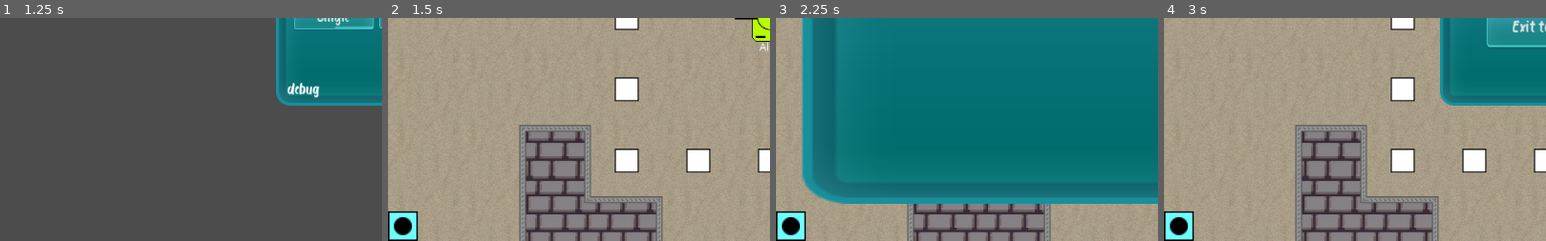
Above: before the commit, frames 1-4 (left to right).
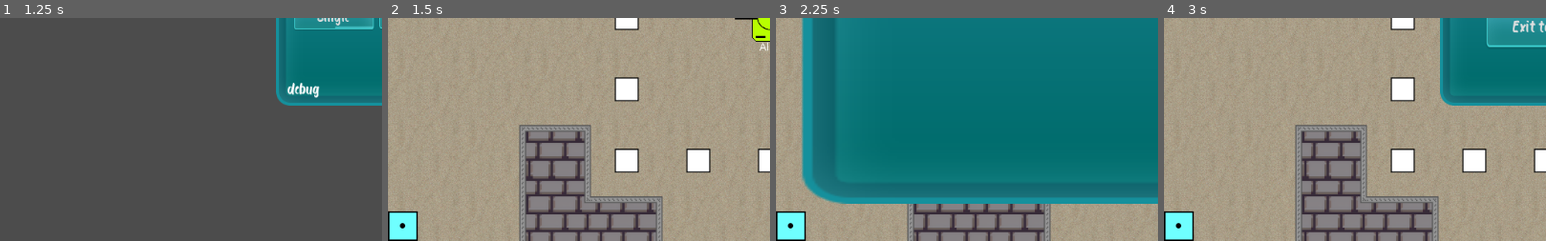
Above: after the commit, the same moments.

Repository: mm-102/godot_tanks
Game: Godot game, scene res://GameModeMaster.tscn
Same seed, same stepped clock (60 frames per second), same inputs: the game is played once before the commit and once after it.
Inputs (mouse positions are % of the whole screen's width and height, from its top left):
- Up to frame 1 (1.25 s): click (53, 42) at 0.52 s; type "Alex" at 0.6 s
- Up to frame 2 (1.5 s): click "Single" at 1.25 s
- Up to frame 3 (2.25 s): click (94, 3) at 2 s
- Up to frame 4 (3 s): click (98, 3) at 2.75 s
The pictures show only the part of the screen within x 0-50%, y 50-100%; the shares and areas given below are measured in that part.

Frame 1 is identical in both runs. In frame 2, 0.3% of the frame differs, in the area x 1-7%, y 89-98%; in frame 3, 0.3%; in frame 4, 0.3%.
Error in both runs: Invalid get index 'SETTINGS' (on base: 'null instance'). (res://Singleplayer/Game/Map/AmmoBoxesMap.gd:13)

Commit message:
Gui Bullet is smaller than FragBomb

Diff:
--- a/Global/Ammunition.gd
+++ b/Global/Ammunition.gd
@@ -4,13 +4,13 @@
 enum TYPES{BULLET, ROCKET, FRAG_BOMB, LASER, LASER_BULLET, FIREBALL}
 
 
-const _ammo_tscn = {
-	TYPES.BULLET: preload("res://Player/Projectiles/Bullet.tscn"),
-	TYPES.ROCKET: preload("res://Player/Projectiles/Rocket.tscn"),
-	TYPES.FRAG_BOMB: preload("res://Player/Projectiles/FragBomb.tscn"),
-	TYPES.LASER: preload("res://Player/Projectiles/LaserBeam.tscn"),
-	TYPES.LASER_BULLET: preload("res://Player/Projectiles/LaserBullet.tscn"),
-	TYPES.FIREBALL: preload("res://Player/Projectiles/Fireball.tscn")
+const _ammo_tscn_path = {
+	TYPES.BULLET: "res://Player/Projectiles/Bullet.tscn",
+	TYPES.ROCKET: "res://Player/Projectiles/Rocket.tscn",
+	TYPES.FRAG_BOMB: "res://Player/Projectiles/FragBomb.tscn",
+	TYPES.LASER: "res://Player/Projectiles/LaserBeam.tscn",
+	TYPES.LASER_BULLET: "res://Player/Projectiles/LaserBullet.tscn",
+	TYPES.FIREBALL: "res://Player/Projectiles/Fireball.tscn"
 }
 
 const _ammo_gd_multi = {
@@ -28,7 +28,7 @@
 
 
 static func get_tscn(name):
-	return _ammo_tscn[name]
+	return load(_ammo_tscn_path[name])
 
 static func get_gd_multi(name):
 	if _ammo_gd_multi.has(name):
--- a/Global/GameSettings.gd
+++ b/Global/GameSettings.gd
@@ -1,84 +1,120 @@
 class_name GameSettings
 
-const AMMO_TYPE = Ammunition.TYPES
+const AT = Ammunition.TYPES
 const MAX_UPGRADES = 3
-const PERCENTAGE_OF_BASE_VALUE_PER_POINT = 0.1
+const VALUE_PER_POINT = 0.1
 
 
-static func get_paths():
-	var properties: Array = []
-	var path: Array = []
-	_get_paths_recursion(null, get_settings(), properties, path)
-	return properties
 
-static func _get_paths_recursion(_key, dict, properties, path):
-	if typeof(dict) != TYPE_DICTIONARY:
-		properties.append(path.duplicate(true))
-		return
-	for key in dict:
-		path.append(key)
-		_get_paths_recursion(key, dict[key], properties, path)
-		path.pop_back()
+static func set_dynamic_settings(players_data):
+	for path in STATIC:
+		var last = path.pop_back()
+		var temp_dict = Dynamic
+		for step in path:
+			temp_dict = temp_dict[step]
+		path.append(last)
+		temp_dict[last] = STATIC[path]
+	var all_upgrades = get_all_players_upgrades(players_data)
+	for players_upgrades in all_upgrades:
+		for upgrade in players_upgrades:
+			var temp_dict = Dynamic
+			var temp_orginal_dict = STATIC[upgrade]
+			var i = 0
+			for path_step in upgrade:
+				i += 1
+				if i == upgrade.size():
+					temp_dict[path_step] += players_upgrades[upgrade] * \
+							temp_orginal_dict * \
+							VALUE_PER_POINT
+					break
+				temp_dict = temp_dict[path_step]
 
-static func get_duplicate_settings():
-	var settings = {
-		"Tank": TANK,
-		"Wreck": WRECK,
-		"Ammunition": AMMUNITION,
-	}
-	return settings.duplicate(true)
+static func get_all_players_upgrades(players_data):
+	var upgrades: Array = []
+	for player_data in players_data:
+		upgrades.append(player_data.Upgrades)
+	return upgrades
 
-static func get_settings():
-	var settings = {
-		"Tank": TANK,
-		"Wreck": WRECK,
-		"Ammunition": AMMUNITION,
-	}
-	return settings
 
-const TANK = {
-	"Speed" : 100.0,
-	"RotationSpeed" : 2.0,
-	"MaxAmmo" : 5,
-	"BaseAmmoType" : Ammunition.TYPES.BULLET,
-	"MaxAmmoTypes" : 3, # including default bullet
-}
-const WRECK = {
-	"LifeTime" : 20,
-}
-const AMMUNITION = {
-	AMMO_TYPE.BULLET:{
-		"Speed" : 200,
-	},
-	AMMO_TYPE.ROCKET: {
-		"Speed" : 200,
-		"FollowSpeed" : 150,
-	},
-	AMMO_TYPE.FRAG_BOMB: {
-		"Speed" : 200,
-		"Count" : 30,
-		"Frag":{
-			"Speed" : 150,
-			"Scale" : 0.5,
-			"LifetimeMultiplayer" : 0.2,
-			"Type" : AMMO_TYPE.BULLET,
-		},
-	},
-	AMMO_TYPE.LASER:{
-		"Length" : 2000,
-		"MaxBounces" : 15,
-		"MaxWidth" : 5,
-	},
-	AMMO_TYPE.LASER_BULLET:{
-		"Speed" : 200,
-		"Length" : 50,
-		"MaxBounces" : 15,
-	},
-	AMMO_TYPE.FIREBALL:{
-		"Speed" : 200,
-	},
+
+const STATIC = {
+	["Tank", "Speed"]: 100.0,
+	["Tank", "RotationSpeed"]: 2.0,
+	["Tank", "MaxAmmo"]: 5,
+	["Tank", "BaseAmmoType"]:  AT.BULLET,
+	["Tank", "MaxAmmoTypes"]: 3,
+
+	["Wreck", "LifeTime"]: 20,
+
+	["Ammunition", AT.BULLET, "Speed"]: 200,
+
+	["Ammunition", AT.ROCKET, "Speed"]: 200,
+	["Ammunition", AT.ROCKET, "FollowSpeed"]: 150,
+
+	["Ammunition", AT.FRAG_BOMB, "Speed"]: 200,
+	["Ammunition", AT.FRAG_BOMB, "Count"]: 30,
+
+	["Ammunition", AT.FRAG_BOMB, "Frag", "Speed"]: 150,
+	["Ammunition", AT.FRAG_BOMB, "Frag", "Scale"]: 0.5,
+	["Ammunition", AT.FRAG_BOMB, "Frag", "LifetimeMultiplayer"]: 0.2,
+	["Ammunition", AT.FRAG_BOMB, "Frag", "Type"]: AT.BULLET,
+
+	["Ammunition", AT.LASER, "Length"]: 2000,
+	["Ammunition", AT.LASER, "MaxBounces"]: 15,
+	["Ammunition", AT.LASER, "MaxWidth"]: 5,
+
+	["Ammunition", AT.LASER_BULLET, "Speed"]: 200,
+	["Ammunition", AT.LASER_BULLET, "Length"]: 50,
+	["Ammunition", AT.LASER_BULLET, "MaxBounces"]: 15,
+
+	["Ammunition", AT.FIREBALL, "Speed"]: 200,
 }
 
+
+const Dynamic = {
+	"Tank": {
+		"Speed" : null,
+		"RotationSpeed" : null,
+		"MaxAmmo" : null,
+		"BaseAmmoType" : null,
+		"MaxAmmoTypes" : null, # including default bullet
+	},
+	"Wreck": {
+		"LifeTime" : null,
+	},
+	"Ammunition":{
+		AT.BULLET:{
+			"Speed" : null,
+		},
+		AT.ROCKET: {
+			"Speed" : null,
+			"FollowSpeed" : null,
+		},
+		AT.FRAG_BOMB: {
+			"Speed" : null,
+			"Count" : null,
+			"Frag":{
+				"Speed" : null,
+				"Scale" : null,
+				"LifetimeMultiplayer" : null,
+				"Type" : null,
+			},
+		},
+		AT.LASER:{
+			"Length" : null,
+			"MaxBounces" : null,
+			"MaxWidth" : null,
+		},
+		AT.LASER_BULLET:{
+			"Speed" : null,
+			"Length" : null,
+			"MaxBounces" : null,
+		},
+		AT.FIREBALL:{
+			"Speed" : null,
+	},
+	}
+}
 
 const CAMERA = {
 	"ZOOM_SPEED" : 0.3,
--- a/Global/GameSettings_OLD.gd
+++ b/Global/GameSettings_OLD.gd
@@ -1,51 +1,51 @@
-extends Object
-class_name GameSettingsOLD
-
-
-
-const TANK = {
-	"SPEED" : 100.0,
-	"ROTATION_SPEED" : 2.0,
-	"MAX_AMMO" : 5,
-	"BASE_AMMO_TYPE" : Ammunition.TYPES.BULLET,
-	"MAX_AMMO_TYPES" : 3, # including default bullet
-	"CORPSE_LIFE_TIME" : 20,
-
-	"CAMERA_ZOOM_SPEED" : 0.3,
-	"CAMERA_MAX_ZOOM_IN" : Vector2(0.1, 0.1),
-	"CAMERA_MAX_ZOOM_OUT" : Vector2(2, 2),
-}
-
-
-const AMMUNITION = {
-	"BULLET":{
-		"SPEED" : 200,
-	},
-	"ROCKET": {
-		"SPEED" : 200,
-		"FOLLOW_SPEED" : 150,
-	},
-	"FRAG_BOMB": {
-		"SPEED" : 200,
-		"COUNT" : 30,
-		"FRAG":{
-			"SPEED" : 150,
-			"SCALE" : 0.5,
-			"LIFETIME_MULTIPLIER" : 0.2,
-			"TYPE" : Ammunition.TYPES.BULLET,
-		},
-	},
-	"LASER_BEAM":{
-		"LENGTH" : 2000,
-		"MAX_BOUNCES" : 15,
-		"MAX_WIDTH" : 5,
-	},
-	"LASER_BULLET":{
-		"SPEED" : 200,
-		"LENGTH" : 50,
-		"LASER_MAX_BOUNCES" : 15,
-	},
-	"FIREBALL":{
-		"SPEED" : 200,
-	},
-}
+#extends Object
+#class_name GameSettingsOLD
+#
+#
+#
+#const TANK = {
+#	"SPEED" : 100.0,
+#	"ROTATION_SPEED" : 2.0,
+#	"MAX_AMMO" : 5,
+#	"BASE_AMMO_TYPE" : Ammunition.TYPES.BULLET,
+#	"MAX_AMMO_TYPES" : 3, # including default bullet
+#	"CORPSE_LIFE_TIME" : 20,
+#
+#	"CAMERA_ZOOM_SPEED" : 0.3,
+#	"CAMERA_MAX_ZOOM_IN" : Vector2(0.1, 0.1),
+#	"CAMERA_MAX_ZOOM_OUT" : Vector2(2, 2),
+#}
+#
+#
+#const AMMUNITION = {
+#	"BULLET":{
+#		"SPEED" : 200,
+#	},
+#	"ROCKET": {
+#		"SPEED" : 200,
+#		"FOLLOW_SPEED" : 150,
+#	},
+#	"FRAG_BOMB": {
+#		"SPEED" : 200,
+#		"COUNT" : 30,
+#		"FRAG":{
+#			"SPEED" : 150,
+#			"SCALE" : 0.5,
+#			"LIFETIME_MULTIPLIER" : 0.2,
+#			"TYPE" : Ammunition.TYPES.BULLET,
+#		},
+#	},
+#	"LASER_BEAM":{
+#		"LENGTH" : 2000,
+#		"MAX_BOUNCES" : 15,
+#		"MAX_WIDTH" : 5,
+#	},
+#	"LASER_BULLET":{
+#		"SPEED" : 200,
+#		"LENGTH" : 50,
+#		"LASER_MAX_BOUNCES" : 15,
+#	},
+#	"FIREBALL":{
+#		"SPEED" : 200,
+#	},
+#}
--- a/Multiplayer/Game/Game.gd
+++ b/Multiplayer/Game/Game.gd
@@ -18,10 +18,6 @@
 var interpolation_factor = 0
 var CORPSE_LIFE_TIME
 
-const VALUE_PER_POINT = GameSettings.PERCENTAGE_OF_BASE_VALUE_PER_POINT
-var settings = GameSettings.get_duplicate_settings()
-var orginal_settings = GameSettings.get_settings()
-
 onready var players_n = $"%Players"
 onready var projectiles_n = $"%Projectiles"
 onready var objects_n = $"%Objects"
@@ -31,21 +27,6 @@
 
 
 
-func add_upgrades_to_settings(players_data):
-	for player_data in players_data:
-		for upgrade_path in player_data.Upgrades:
-			var temp_dict = settings
-			var temp_orginal_dict = orginal_settings
-			var i = 0
-			for path_step in upgrade_path:
-				i += 1
-				if i == upgrade_path.size():
-					temp_dict[path_step] += player_data.Upgrades[upgrade_path] * \
-							temp_orginal_dict[path_step] * \
-							VALUE_PER_POINT
-					break
-				temp_dict = temp_dict[path_step]
-				temp_orginal_dict = temp_orginal_dict[path_step]
 
 func set_corspses_data(corspes_data):
 	for corpse_data in corspes_data:
@@ -59,7 +40,7 @@
 	local_player_id = player_data.ID
 	var tank_inst = tank.instance()
 	var local_player_name = get_node(Dir.MAIN).local_player_name
-	tank_inst.setup_multi(player_data, settings.Tank, local_player_name)
+	tank_inst.setup_multi(player_data, local_player_name)
 	players_n.add_child(tank_inst, true)
 	players_n.move_child(tank_inst, 0)
 
@@ -104,7 +85,7 @@
 
 func create_corpse(corpse_data):
 	var wreck_inst = tank_wreck.instance()
-	wreck_inst.setup_multi(corpse_data, settings.Wreck)
+	wreck_inst.setup_multi(corpse_data)
 	$Objects.add_child(wreck_inst)
 
 
@@ -115,7 +96,7 @@
 		bullet_inst.set_script(gd)
 	var client_clock = clock_n.client_clock
 	yield(get_tree().create_timer((spawn_time - client_clock)*0.001), "timeout")
-	bullet_inst.setup_multi(bullet_data, settings.Ammunition[bullet_data.AT])
+	bullet_inst.setup_multi(bullet_data)
 	if player_id == get_tree().get_network_unique_id():
 		bullet_inst.player_path = NodePath(Dir.PLAYERS + "/" + str(local_player_id))
 	projectiles_n.add_child(bullet_inst, true)
--- a/Multiplayer/Main.gd
+++ b/Multiplayer/Main.gd
@@ -25,7 +25,7 @@
 
 func init_data(init_data):
 	map_n.set_map_data(init_data.MapData)
-	game_n.add_upgrades_to_settings(init_data.PlayerSData)
+	GameSettings.set_dynamic_settings(init_data.PlayerSData)
 	for player in init_data.PlayerSData:
 		gui_scoreboard_n.add_scoreboard_player(player.ID, player)
 		if player.ID == Transfer.my_id:
--- a/Player/Player_GUI/AmmoSlots/AmmoSlots.gd
+++ b/Player/Player_GUI/AmmoSlots/AmmoSlots.gd
@@ -12,7 +12,7 @@
 
 
 #func _ready():
-	#change_selection(current_selection)
+#	test_all()
 
 func _input(event):
 	choose_slot(event)
--- a/Player/Player_GUI/AmmoSlots/Slot.gd
+++ b/Player/Player_GUI/AmmoSlots/Slot.gd
@@ -17,6 +17,8 @@
 func setup(type, amount_left):
 	name = type
 	get_node("Background/Icon").set_texture(Ammunition.get_box_texture(int(type)))
+	if int(type) == Ammunition.TYPES.BULLET:
+		get_node("Background/Icon").set_custom_minimum_size(Vector2(7, 7))
 	if amount_left >= INF:
 		get_node("Background/Number").text = ""
 	else:
--- a/Player/Player_GUI/AmmoSlots/Slot.tscn
+++ b/Player/Player_GUI/AmmoSlots/Slot.tscn
@@ -1,8 +1,20 @@
-[gd_scene load_steps=5 format=2]
+[gd_scene load_steps=8 format=2]
 
 [ext_resource path="res://textures/ammo_box.png" type="Texture" id=1]
 [ext_resource path="res://textures/text/Bosk.ttf" type="DynamicFontData" id=2]
 [ext_resource path="res://Player/Player_GUI/AmmoSlots/Slot.gd" type="Script" id=3]
+[ext_resource path="res://textures/bullet.png" type="Texture" id=4]
+
+[sub_resource type="StyleBoxTexture" id=2]
+content_margin_left = 3.0
+content_margin_right = 3.0
+content_margin_top = 1.0
+content_margin_bottom = 2.0
+texture = ExtResource( 1 )
+region_rect = Rect2( 0, 0, 64, 64 )
+
+[sub_resource type="Theme" id=3]
+PanelContainer/styles/panel = SubResource( 2 )
 
 [sub_resource type="DynamicFont" id=1]
 use_mipmaps = true
@@ -22,22 +34,20 @@
 rect_min_size = Vector2( 40, 40 )
 script = ExtResource( 3 )
 
-[node name="Background" type="NinePatchRect" parent="."]
+[node name="Background" type="PanelContainer" parent="."]
 anchor_right = 1.0
 anchor_bottom = 1.0
-texture = ExtResource( 1 )
+theme = SubResource( 3 )
 
 [node name="Number" type="Label" parent="Background"]
 modulate = Color( 0, 0, 0, 1 )
 self_modulate = Color( 0, 0, 0, 1 )
-anchor_left = 1.0
-anchor_top = 1.0
-anchor_right = 1.0
-anchor_bottom = 1.0
-margin_left = -10.0
-margin_top = -15.0
-margin_right = -2.0
-margin_bottom = -2.0
+margin_left = 29.0
+margin_top = 25.0
+margin_right = 37.0
+margin_bottom = 38.0
+size_flags_horizontal = 8
+size_flags_vertical = 8
 custom_colors/font_color = Color( 0, 0, 0, 1 )
 custom_colors/font_outline_modulate = Color( 0, 0, 0, 1 )
 custom_fonts/font = SubResource( 1 )
@@ -46,14 +56,15 @@
 valign = 2
 
 [node name="Icon" type="TextureRect" parent="Background"]
-anchor_left = 0.5
-anchor_top = 0.5
-anchor_right = 0.5
-anchor_bottom = 0.5
-margin_left = -16.0
-margin_top = -12.0
-margin_right = 16.0
-margin_bottom = 12.0
-rect_min_size = Vector2( 20, 20 )
+margin_left = 5.0
+margin_top = 7.0
+margin_right = 35.0
+margin_bottom = 31.0
+grow_horizontal = 2
+grow_vertical = 2
+rect_min_size = Vector2( 30, 24 )
+size_flags_horizontal = 4
+size_flags_vertical = 4
+texture = ExtResource( 4 )
 expand = true
 stretch_mode = 6
--- a/Player/Player_GUI/Upgrade.tscn
+++ b/Player/Player_GUI/Upgrade.tscn
@@ -28,15 +28,16 @@
 font_data = ExtResource( 1 )
 
 [node name="Upgrade" type="VBoxContainer"]
-margin_right = 208.0
-margin_bottom = 90.0
+margin_right = 100.0
+margin_bottom = 140.0
 size_flags_horizontal = 6
 size_flags_vertical = 0
+alignment = 1
 script = ExtResource( 3 )
 
 [node name="Button" type="Button" parent="."]
-margin_left = 72.0
-margin_right = 136.0
+margin_left = 43.0
+margin_right = 107.0
 margin_bottom = 64.0
 rect_min_size = Vector2( 64, 64 )
 mouse_filter = 1
@@ -49,11 +50,20 @@
 expand_icon = true
 
 [node name="Name" type="Label" parent="."]
+margin_left = 25.0
 margin_top = 68.0
-margin_right = 208.0
-margin_bottom = 90.0
+margin_right = 125.0
+margin_bottom = 140.0
+rect_min_size = Vector2( 100, 0 )
 size_flags_horizontal = 4
 custom_fonts/font = SubResource( 2 )
-text = "smthasdasdasdasdasdasda"
+text = "smthasdasdasda sdasdasda"
+autowrap = true
+
+[node name="MarginContainer" type="MarginContainer" parent="."]
+margin_top = 144.0
+margin_right = 150.0
+margin_bottom = 144.0
+rect_min_size = Vector2( 150, 0 )
 
 [connection signal="pressed" from="Button" to="." method="_on_TextureRect_pressed"]
--- a/Player/Player_GUI/UpgradeSelector.gd
+++ b/Player/Player_GUI/UpgradeSelector.gd
@@ -7,10 +7,7 @@
 onready var label_self_destroyed = $"%LabelSelfDestroyed"
 onready var background = $"%Background"
 
-
 func _ready():
-
-
 	Transfer.connect("recive_player_possible_upgrades", self, "show_upgrades")
 
 
--- a/Player/Player_GUI/UpgradeSelector.tscn
+++ b/Player/Player_GUI/UpgradeSelector.tscn
@@ -5,11 +5,10 @@
 
 [sub_resource type="StyleBoxEmpty" id=1]
 
-[sub_resource type="StyleBoxFlat" id=7]
-bg_color = Color( 0, 0.486275, 1, 0.254902 )
+[sub_resource type="StyleBoxFlat" id=4]
 
 [sub_resource type="Theme" id=3]
-PanelContainer/styles/panel = SubResource( 7 )
+PanelContainer/styles/panel = SubResource( 4 )
 
 [node name="UpgradeSelector" type="PanelContainer"]
 anchor_right = 1.0
--- a/Player/Projectiles/Bullet.gd
+++ b/Player/Projectiles/Bullet.gd
@@ -1 +1,6 @@
 extends Projectile
+
+#const ammo_type = Ammunition.TYPES.BULLET
+#
+func _init():
+	s = GameSettings.Dynamic.Ammunition[0]
--- a/Player/Projectiles/Fireball.gd
+++ b/Player/Projectiles/Fireball.gd
@@ -1,10 +1,11 @@
 extends Projectile
 
 const explosion_particles_tsnc = preload("res://Player/Projectiles/FireballExplosionParticles.tscn")
-
 onready var is_multiplayer = get_node(Dir.MASTER).is_multiplayer
-
-
+#const ammo_type = Ammunition.TYPES.FIREBALL
+#
+func _init():
+	s = GameSettings.Dynamic.Ammunition[5]
 
 func die():
 	explode()
--- a/Player/Projectiles/FragBomb.gd
+++ b/Player/Projectiles/FragBomb.gd
@@ -1,5 +1,9 @@
 extends Projectile
 
+#var ammo_type = Ammunition.TYPES.FRAG_BOMB
+#
+func _init():
+	s = GameSettings.Dynamic.Ammunition[2]
 
 
 func spawn_frag(rotation):
--- a/Player/Projectiles/LaserBeam.gd
+++ b/Player/Projectiles/LaserBeam.gd
@@ -1,7 +1,7 @@
 extends Line2D
 
 
-var s #= GameSettings.AMMUNITION[Ammunition.TYPES.LASER]
+var s = GameSettings.Dynamic.Ammunition[3]
 var player_path = NodePath("")
 var point : Vector2 = Vector2.ZERO
 var point_rotation = 0
@@ -15,7 +15,7 @@
 	point_rotation = laser_point.global_rotation
 	player_path = player.get_path()
 
-func setup_multiplayer(bullet_data : Dictionary):
+func setup_multi(bullet_data : Dictionary):
 	point = bullet_data.P
 	point_rotation = bullet_data.R
 
--- a/Player/Projectiles/LaserBullet.gd
+++ b/Player/Projectiles/LaserBullet.gd
@@ -2,8 +2,10 @@
 
 onready var ray = $RayCast2D
 onready var line = $Line2D
-
-
+#var ammo_type = Ammunition.TYPES.LASER_BULLET
+#
+func _init():
+	s = GameSettings.Dynamic.Ammunition[4]
 
 func _integrate_forces(state):
 	var length_left = s.Length
--- a/Player/Projectiles/Projectile.gd
+++ b/Player/Projectiles/Projectile.gd
@@ -17,8 +17,7 @@
 	position = point.global_position
 	set_linear_velocity(Vector2.UP.rotated(point.global_rotation))
 
-func setup_multi(bullet_data : Dictionary, _settings):
-	s = _settings
+func setup_multi(bullet_data : Dictionary):
 	set_name(bullet_data.ID)
 	position = bullet_data.P
 	set_linear_velocity(bullet_data.V)
--- a/Player/Projectiles/Rocket.gd
+++ b/Player/Projectiles/Rocket.gd
@@ -3,6 +3,10 @@
 var _target : PhysicsBody2D = null
 var started_targeting = false
 
+#var ammo_type = Ammunition.TYPES.ROCKET
+#
+func _init():
+	s = GameSettings.Dynamic.Ammunition[1]
 
 func _on_StartTargeting_timeout():
 	started_targeting = true
--- a/Player/Tank/Tank.gd
+++ b/Player/Tank/Tank.gd
@@ -10,7 +10,7 @@
 var old_sound=4
 
 
-var ammo_left = GameSettings.TANK.MaxAmmo
+var ammo_left = GameSettings.Dynamic.Tank.MaxAmmo
 var special_ammo
 
 # Defined in code
@@ -19,7 +19,7 @@
 var color = Color.blue
 var laser_path = NodePath("")
 
-var s = GameSettings.TANK
+var s = GameSettings.Dynamic.Tank
 
 onready var main_n = get_node(Dir.MAIN)
 onready var transfer_n = get_node(Dir.TRANSFER)
@@ -52,9 +52,8 @@
 	]
 
 
-func setup_multi(player_data, _settings, local_player_name):
-	s = _settings
-	ammo_left = _settings.MaxAmmo
+func setup_multi(player_data, local_player_name):
+	ammo_left = s.MaxAmmo
 	set_name(str(player_data.ID))
 	set_position(player_data.P)
 	if local_player_name.empty():
--- a/Player/Tank/TankWreck.gd
+++ b/Player/Tank/TankWreck.gd
@@ -1,12 +1,12 @@
 extends StaticBody2D
 
-var life_time = GameSettings.WRECK.LifeTime
+var life_time = GameSettings.Dynamic.Wreck.LifeTime
 var color
-var s = GameSettings.WRECK
+var s = GameSettings.Dynamic.Wreck
 
 
-func setup_multi(corpse_data, _settings):
-	life_time = _settings.LifeTime
+func setup_multi(corpse_data):
+	life_time = s.LifeTime
 	name = str(corpse_data.ID)
 	set_position(corpse_data.Pos)
 	rotation = corpse_data.Rot
--- a/project.godot
+++ b/project.godot
@@ -34,11 +34,6 @@
 "language": "GDScript",
 "path": "res://Global/GameSettings.gd"
 }, {
-"base": "Object",
-"class": "GameSettingsOLD",
-"language": "GDScript",
-"path": "res://Global/GameSettings_OLD.gd"
-}, {
 "base": "RigidBody2D",
 "class": "Projectile",
 "language": "GDScript",
@@ -50,7 +45,6 @@
 "Dir": "",
 "Functions": "",
 "GameSettings": "",
-"GameSettingsOLD": "",
 "Projectile": ""
 }
 
